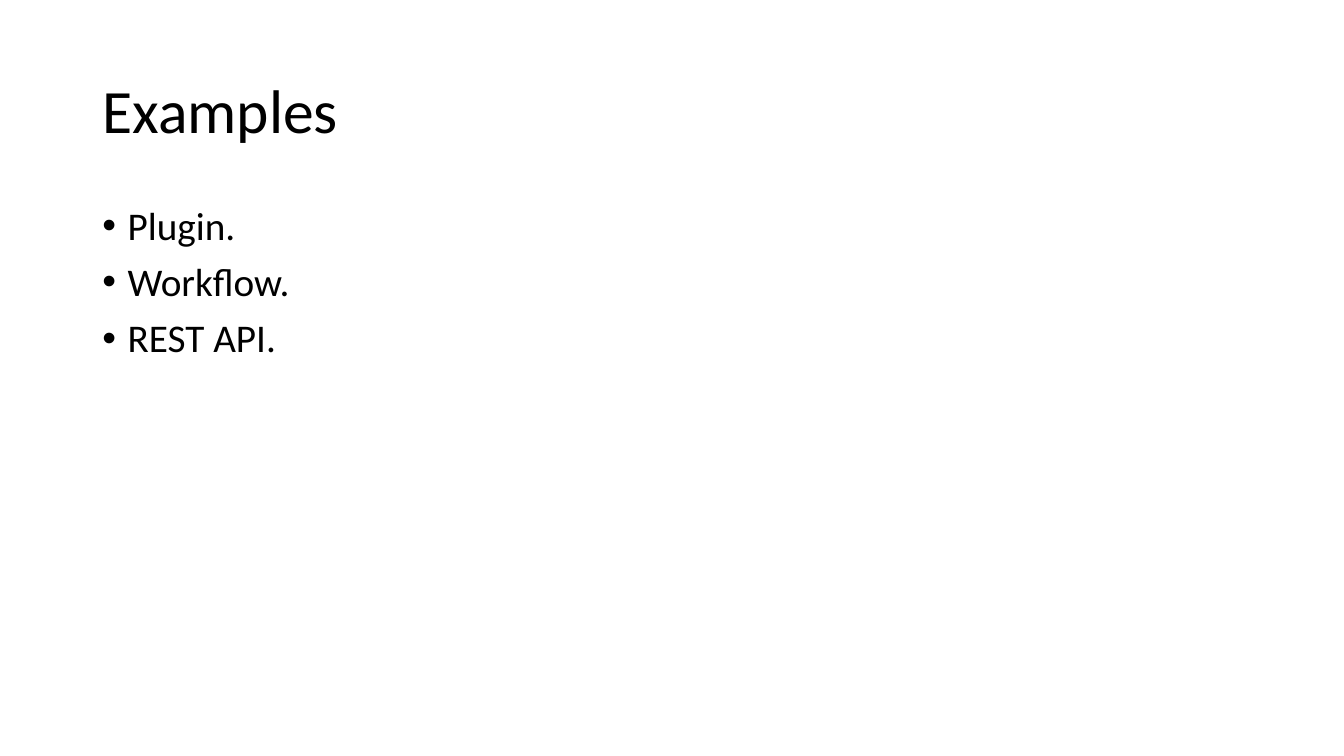
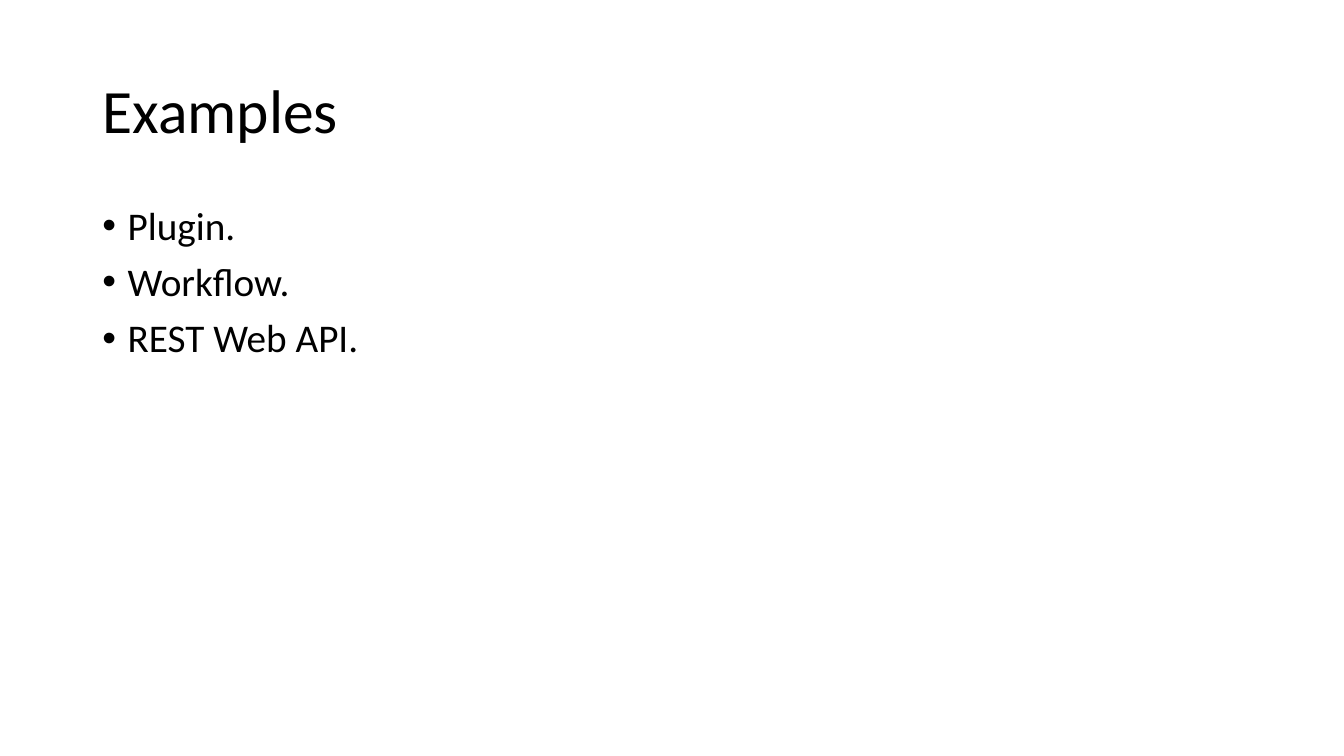
Before and after one commit to hevilhuy/Reports, a slide deck: slide 2 of Document/Report 3.pptx. Drawn at 1344x756 pixels with LibreOffice and Linux fonts; fonts in the diff are those of the drawing. Boxes give left, top, right and bottom in pixels: in the first picture for what was removed or moved away, otherwise in the second. Text is boxed around its words. In the diff, an @@ line names an element or a change of style, - is before the commit and + after.

```diff
--- a/Document/Report 3.pptx
+++ b/Document/Report 3.pptx
@@ text at [128, 324, 359, 353]: text changed @@
-• REST API.
+• REST Web API.
```
Also in this commit, not shown: 1 other slide changed, 10 slides added, 2 other files.
